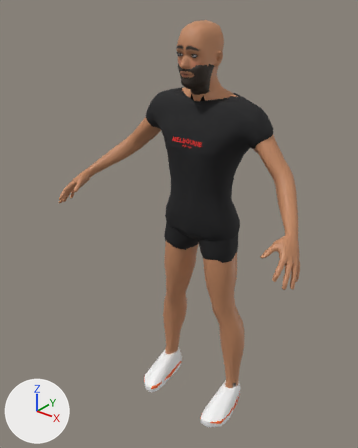
Before and after pictures for a commit that changed the glTF model characters/exports/trent.glb.
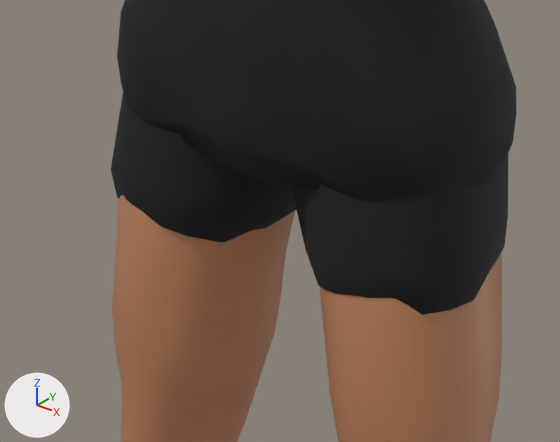
The first picture shows the older version from a 50 mm camera at (1.213, -1.712, 1.999) aimed at (-0.051, -0.132, 1.019). The close-ups show the older and then the newer version on the part from 40% to 69% of the width and 46% to 64% of the height of that picture. Only the edits that show in the close-ups are written down. The lights are fixed; the arrows at lower left show +X, +Y and +Z. Vertices at exactly the same position are counted once.

The scene before the commit, as lines of its bpy script (objects in view):
```python
me_trent_body_009 = bpy.data.meshes.new('trent_body.009')
me_trent_body_009.from_pydata(...)  # 3736 vertices, 7294 faces; spans x -0.62..0.62, y -0.39..0.08, z 0.1..1.85
me_trent_body_009.materials.append(mat_skin_trent_body)  # picture img_skin_trent
me_trent_body_011 = bpy.data.meshes.new('trent_body.011')
me_trent_body_011.from_pydata(...)  # 1096 vertices, 2200 faces; spans x -0.318..0.318, y -0.151..0.107, z 0.936..1.579
me_trent_body_011.materials.append(mat_tee_141416)  # picture img_cotton_141416
me_trent_body_012 = bpy.data.meshes.new('trent_body.012')
me_trent_body_012.from_pydata(...)  # 448 vertices, 900 faces; spans x -0.192..0.192, y -0.139..0.098, z 0.828..1.063
me_trent_body_012.materials.append(mat_run_shorts_111113)  # picture img_cotton_111113
ob_run_shorts_001 = bpy.data.objects.new('run_shorts.001', me_trent_body_012)
ob_run_shorts_001.location = (0.0, 0.0, 0.022)
ob_tee_001 = bpy.data.objects.new('tee.001', me_trent_body_011)
ob_tee_001.location = (0.0, 0.0, 0.022)
ob_trent_body_dressed = bpy.data.objects.new('trent_body_dressed', me_trent_body_009)
ob_trent_body_dressed.location = (0.0, 0.0, 0.022)
```
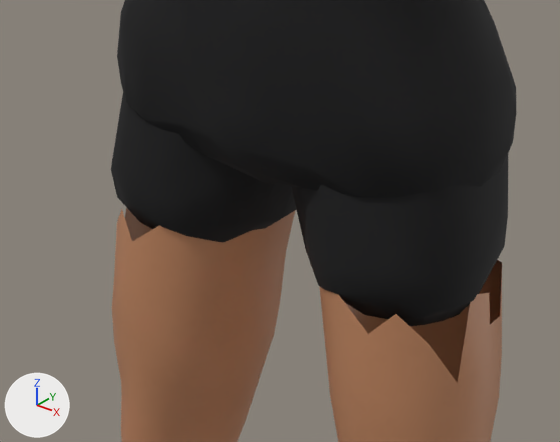
Where the newer file only moved an object's origin or applied its transform, the numbers keep the older frame.

Where the change shows, as pixel boxes (x1, y1, x2, y2) in the close-ups (560 x 442 px):
'trent_body_dressed', reshaped
    before: (112, 195, 502, 442)
    after: (112, 207, 502, 442)
part 1 of me_trent_body_009, deleted (mostly hidden)
    before: (117, 195, 502, 383)

The change, as a diff of the scene's bpy script:
```diff
--- a/characters/exports/trent.glb.py
+++ b/characters/exports/trent.glb.py
@@ me_trent_body_009 @@
 # used by ob_trent_body_dressed; location = (0.0, 0.0, 0.022)
-me_trent_body_009.from_pydata(...)  # 3736 vertices, 7294 faces; spans x -0.62..0.62, y -0.39..0.08, z 0.1..1.85
+me_trent_body_009.from_pydata(...)  # 3521 vertices, 6860 faces; spans x -0.62..0.62, y -0.39..0.06, z 0.1..1.85
+# me_trent_body_009 part 1: 145 vertices removed from x -0.18..0.18, y -0.12..0.08, z 0.87..0.97
+# other edits to the shape of me_trent_body_009 do not show in these pictures
 me_trent_body_009.materials.append(mat_skin_trent_body)
```
